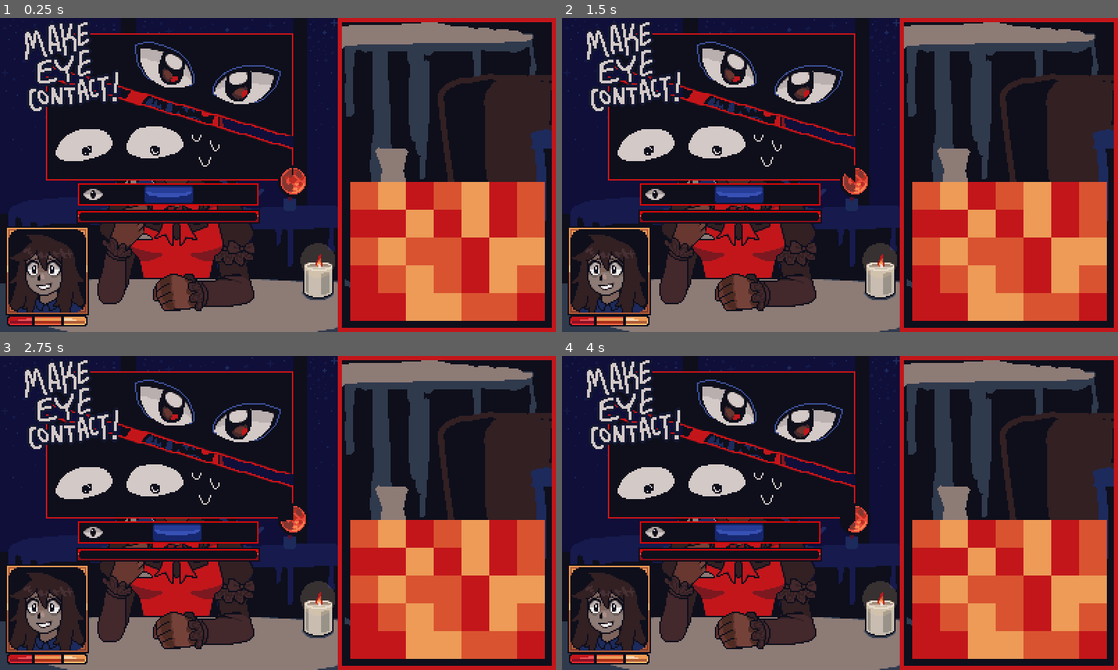
Above: before the commit, frames 1-4 (two rows, left to right).
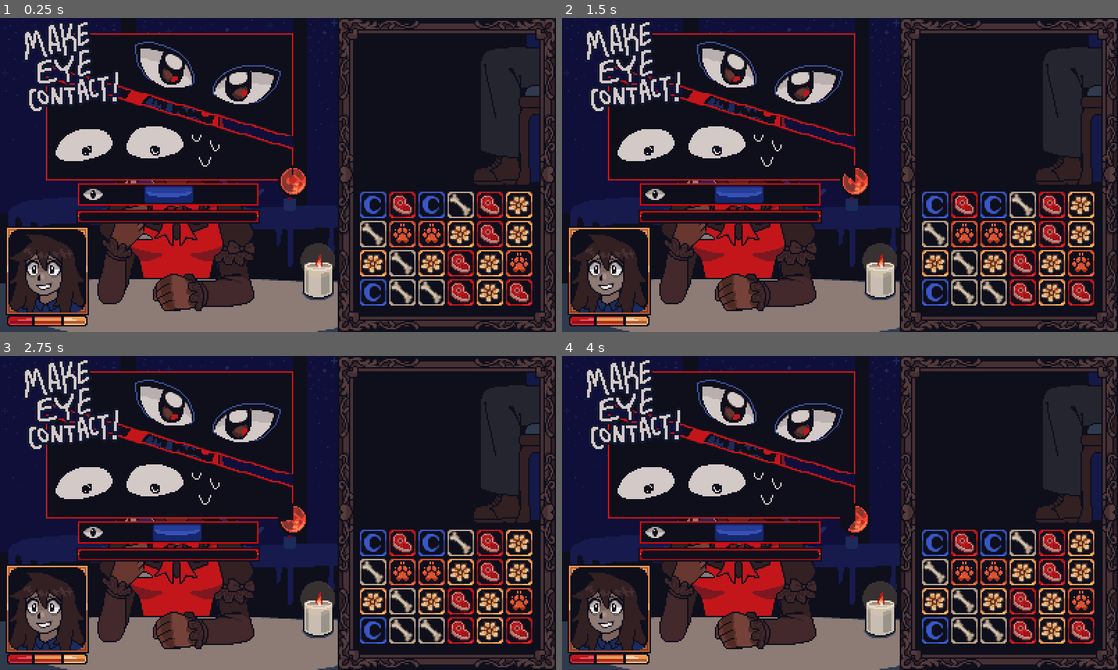
Above: after the commit, the same moments.

Repository: maxfarr/werewolf-game
Game: Godot game, scene res://scenes/main/game_screen.tscn
Same seed, same stepped clock (60 frames per second), same inputs: the game is played once before the commit and once after it.
Inputs (mouse positions are in pixels of both pictures, inside the frame that each line leads up to):
- Up to frame 1 (0.25 s): no input
- Up to frame 2 (1.5 s): tap Space at 0.5, 1.25 s; move the mouse to (962, 159) at 0.52 s; click (962, 159) at 0.67 s; move the mouse to (728, 190) at 1.27 s; click (728, 190) at 1.42 s
- Up to frame 3 (2.75 s): tap Space at 2 s; move the mouse to (333, 443) at 2.02 s; click (333, 443) at 2.17 s
- Up to frame 4 (4 s): tap Space at 2.75, 3.5 s; move the mouse to (812, 575) at 2.77 s; click (812, 575) at 2.92 s; move the mouse to (1006, 560) at 3.52 s; click (1006, 560) at 3.67 s

The runs differ from the first frame. In frame 1, 27% of the frame differs, in the area x 60-100%, y 0-100%; in frame 2, 27%; in frame 3, 27%; in frame 4, 27%.

Commit message:
added new ingredient art and updated grid, changed swap logic to allow for >1 tile swipe input

Diff:
--- a/scenes/main/game_screen.tscn
+++ b/scenes/main/game_screen.tscn
@@ -1,11 +1,10 @@
-[gd_scene load_steps=10 format=3 uid="uid://dd5xaxkseexq6"]
+[gd_scene load_steps=9 format=3 uid="uid://dd5xaxkseexq6"]
 
 [ext_resource type="Script" path="res://scenes/main/game_screen.gd" id="1_5i3jp"]
 [ext_resource type="Texture2D" uid="uid://lwl0515ctifm" path="res://assets/Main Screen/background.png" id="1_tas65"]
 [ext_resource type="Texture2D" uid="uid://v14no3pwy3ni" path="res://assets/Potion Screen/background.png" id="2_vas8p"]
 [ext_resource type="Texture2D" uid="uid://b0xq6j44gensd" path="res://assets/Main Screen/loveinterest-mainsprite.png" id="3_4utwp"]
 [ext_resource type="PackedScene" uid="uid://cikan6wrp4482" path="res://scenes/minigames/eye_contact.tscn" id="3_t0bxb"]
-[ext_resource type="SpriteFrames" uid="uid://dmfct4ltbm0vi" path="res://assets/animations/potion_stages.tres" id="4_1rq4k"]
 [ext_resource type="SpriteFrames" uid="uid://dybs228lbkxxm" path="res://assets/animations/health_frame.tres" id="7_nmean"]
 [ext_resource type="PackedScene" uid="uid://cf6gplqeesi1j" path="res://scenes/main/match_3.tscn" id="8_bpi5a"]
 [ext_resource type="AudioStream" uid="uid://dbj8mxbk3eifx" path="res://resources/match3_tile_sounds.tres" id="9_lqvou"]
@@ -62,12 +61,6 @@
 texture = ExtResource("2_vas8p")
 stretch_mode = 2
 
-[node name="AnimatedSprite2D" type="AnimatedSprite2D" parent="."]
-texture_filter = 1
-texture_repeat = 1
-position = Vector2(286, 150)
-sprite_frames = ExtResource("4_1rq4k")
-
 [node name="CurrentMinigame" type="Node2D" parent="."]
 unique_name_in_owner = true
 position = Vector2(121, 68)
@@ -84,17 +77,18 @@
 
 [node name="Match3" parent="PotionClickArea" instance=ExtResource("8_bpi5a")]
 layout_mode = 1
-offset_left = 8.0
-offset_top = 118.0
-offset_right = 8.0
-offset_bottom = 118.0
-grid_width = 7
-grid_height = 5
-spacing = 20
+offset_left = 14.0
+offset_top = 124.0
+offset_right = 14.0
+offset_bottom = 124.0
+grid_width = 6
+grid_height = 4
+spacing = 21
 
 [node name="Match3SlideSFX" type="AudioStreamPlayer2D" parent="."]
 unique_name_in_owner = true
 stream = ExtResource("9_lqvou")
+volume_db = 10.306
 max_polyphony = 3
 
 [connection signal="gui_input" from="MainClickArea" to="." method="_on_main_click_area_gui_input"]
--- /dev/null
+++ b/scenes/minigames/match_3_bone.tscn
@@ -0,0 +1,13 @@
+[gd_scene load_steps=3 format=3 uid="uid://bk4nthu5irjt1"]
+
+[ext_resource type="Texture2D" uid="uid://1e4cydven82d" path="res://assets/Potion Screen/ingredient5.png" id="1_83uo8"]
+[ext_resource type="Script" path="res://scripts/minigames/match_3_tile.gd" id="2_6yyda"]
+
+[node name="Match3Yellow" type="TextureRect"]
+offset_right = 20.0
+offset_bottom = 20.0
+pivot_offset = Vector2(10, 10)
+texture = ExtResource("1_83uo8")
+stretch_mode = 2
+script = ExtResource("2_6yyda")
+color = "bone"
--- /dev/null
+++ b/scenes/minigames/match_3_flower.tscn
@@ -0,0 +1,15 @@
+[gd_scene load_steps=3 format=3 uid="uid://c1f33qd33rysb"]
+
+[ext_resource type="Texture2D" uid="uid://c683561n168pb" path="res://assets/Potion Screen/ingredient3.png" id="1_s224i"]
+[ext_resource type="Script" path="res://scripts/minigames/match_3_tile.gd" id="2_uxreb"]
+
+[node name="Match3Yellow" type="TextureRect"]
+texture_filter = 1
+texture_repeat = 1
+offset_right = 20.0
+offset_bottom = 20.0
+pivot_offset = Vector2(10, 10)
+texture = ExtResource("1_s224i")
+stretch_mode = 2
+script = ExtResource("2_uxreb")
+color = "flower"
--- /dev/null
+++ b/scenes/minigames/match_3_meat.tscn
@@ -0,0 +1,15 @@
+[gd_scene load_steps=3 format=3 uid="uid://c87jwitfgfk7b"]
+
+[ext_resource type="Texture2D" uid="uid://dxrvffoqswbeu" path="res://assets/Potion Screen/ingredient1.png" id="1_812e3"]
+[ext_resource type="Script" path="res://scripts/minigames/match_3_tile.gd" id="2_iegt5"]
+
+[node name="Match3Orange" type="TextureRect"]
+texture_filter = 1
+texture_repeat = 1
+offset_right = 20.0
+offset_bottom = 20.0
+pivot_offset = Vector2(10, 10)
+texture = ExtResource("1_812e3")
+stretch_mode = 2
+script = ExtResource("2_iegt5")
+color = "meat"
--- /dev/null
+++ b/scenes/minigames/match_3_moon.tscn
@@ -0,0 +1,15 @@
+[gd_scene load_steps=3 format=3 uid="uid://dfphck130ho7f"]
+
+[ext_resource type="Texture2D" uid="uid://62dmaaby38sf" path="res://assets/Potion Screen/ingredient4.png" id="1_kh4ql"]
+[ext_resource type="Script" path="res://scripts/minigames/match_3_tile.gd" id="2_3lffg"]
+
+[node name="Match3Yellow" type="TextureRect"]
+texture_filter = 1
+texture_repeat = 1
+offset_right = 20.0
+offset_bottom = 20.0
+pivot_offset = Vector2(10, 10)
+texture = ExtResource("1_kh4ql")
+stretch_mode = 2
+script = ExtResource("2_3lffg")
+color = "moon"
--- a/scenes/minigames/match_3_orange.tscn
+++ /dev/null
@@ -1,13 +0,0 @@
-[gd_scene load_steps=3 format=3 uid="uid://c87jwitfgfk7b"]
-
-[ext_resource type="Texture2D" uid="uid://dotd4iti8tm0b" path="res://assets/Potion Screen/ingredient2.png" id="1_fxnta"]
-[ext_resource type="Script" path="res://scripts/minigames/match_3_tile.gd" id="2_5xf20"]
-
-[node name="Match3Orange" type="TextureRect"]
-offset_right = 20.0
-offset_bottom = 20.0
-pivot_offset = Vector2(10, 10)
-texture = ExtResource("1_fxnta")
-stretch_mode = 2
-script = ExtResource("2_5xf20")
-color = "orange"
--- /dev/null
+++ b/scenes/minigames/match_3_paw.tscn
@@ -0,0 +1,15 @@
+[gd_scene load_steps=3 format=3 uid="uid://cq36pjjox7tb8"]
+
+[ext_resource type="Texture2D" uid="uid://dotd4iti8tm0b" path="res://assets/Potion Screen/ingredient2.png" id="1_ufdt7"]
+[ext_resource type="Script" path="res://scripts/minigames/match_3_tile.gd" id="2_rye20"]
+
+[node name="Match3Red" type="TextureRect"]
+texture_filter = 1
+texture_repeat = 1
+offset_right = 20.0
+offset_bottom = 20.0
+pivot_offset = Vector2(10.5, 10.5)
+texture = ExtResource("1_ufdt7")
+stretch_mode = 2
+script = ExtResource("2_rye20")
+color = "paw"
--- a/scenes/minigames/match_3_red.tscn
+++ /dev/null
@@ -1,13 +0,0 @@
-[gd_scene load_steps=3 format=3 uid="uid://cq36pjjox7tb8"]
-
-[ext_resource type="Texture2D" uid="uid://c683561n168pb" path="res://assets/Potion Screen/ingredient3.png" id="1_ujblf"]
-[ext_resource type="Script" path="res://scripts/minigames/match_3_tile.gd" id="2_k0ax2"]
-
-[node name="Match3Red" type="TextureRect"]
-offset_right = 20.0
-offset_bottom = 20.0
-pivot_offset = Vector2(10, 10)
-texture = ExtResource("1_ujblf")
-stretch_mode = 2
-script = ExtResource("2_k0ax2")
-color = "red"
--- a/scenes/minigames/match_3_yellow.tscn
+++ /dev/null
@@ -1,13 +0,0 @@
-[gd_scene load_steps=3 format=3 uid="uid://c1f33qd33rysb"]
-
-[ext_resource type="Texture2D" uid="uid://dxrvffoqswbeu" path="res://assets/Potion Screen/ingredient1.png" id="1_u6krs"]
-[ext_resource type="Script" path="res://scripts/minigames/match_3_tile.gd" id="2_jqvib"]
-
-[node name="Match3Yellow" type="TextureRect"]
-offset_right = 20.0
-offset_bottom = 20.0
-pivot_offset = Vector2(10, 10)
-texture = ExtResource("1_u6krs")
-stretch_mode = 2
-script = ExtResource("2_jqvib")
-color = "yellow"
--- a/scripts/minigames/match_3.gd
+++ b/scripts/minigames/match_3.gd
@@ -5,17 +5,17 @@
 @export var spacing: int
 
 const tiles = {
-	"yellow": preload("res://scenes/minigames/match_3_yellow.tscn"),
-	"orange": preload("res://scenes/minigames/match_3_orange.tscn"),
-	"red": preload("res://scenes/minigames/match_3_red.tscn")
+	"bone": preload("res://scenes/minigames/match_3_bone.tscn"),
+	"flower": preload("res://scenes/minigames/match_3_flower.tscn"),
+	"meat": preload("res://scenes/minigames/match_3_meat.tscn"),
+	"moon": preload("res://scenes/minigames/match_3_moon.tscn"),
+	"paw": preload("res://scenes/minigames/match_3_paw.tscn")
 }
 
-const colors = [
-	"yellow", "orange", "red"
-]
-
-var swipe_start: Vector2i
-var swipe_end: Vector2i
+const colors = ["bone", "flower", "meat", "moon", "paw"]
+
+var swipe_start
+var swipe_end
 
 var tiles_in_play: Array
 
@@ -83,9 +83,9 @@
 
 	for i in range(grid_height):
 		for j in range(grid_width):
-			var tile = tiles[colors[randi_range(0, 2)]].instantiate()
+			var tile = tiles[colors[randi_range(0, colors.size()-1)]].instantiate()
 			while _find_matches_at_tile(Vector2i(j, i), tile.color) != null:
-				tile = tiles[colors[randi_range(0, 2)]].instantiate()
+				tile = tiles[colors[randi_range(0, colors.size()-1)]].instantiate()
 			tile.position = _grid_to_pixel(i, j)
 			tiles_in_play[i][j][0] = tile
 			add_child(tile)
@@ -98,7 +98,7 @@
 func _pixel_to_grid(pos):
 	var j = int(pos.x)/spacing
 	var i = int(pos.y)/spacing
-	if i >= grid_height or j >= grid_width:
+	if i >= grid_height or j >= grid_width or i < 0 or j < 0:
 		return null
 	return Vector2i(j, i)
 
@@ -176,9 +176,9 @@
 				coords_to_replace.append(Vector2i(j, i))
 
 	for coord in coords_to_replace:
-		var tile = tiles[colors[randi_range(0, 2)]].instantiate()
+		var tile = tiles[colors[randi_range(0, colors.size()-1)]].instantiate()
 		while _find_matches_at_tile(Vector2i(coord.x, coord.y), tile.color) != null:
-			tile = tiles[colors[randi_range(0, 2)]].instantiate()
+			tile = tiles[colors[randi_range(0, colors.size()-1)]].instantiate()
 		tile.position = _grid_to_pixel(coord.y, coord.x)
 		tiles_in_play[coord.y][coord.x][0] = tile
 		tile.scale = Vector2(0, 0)
@@ -240,19 +240,43 @@
 func _process(delta):
 	pass
 
-func _is_valid_swap(first: Vector2i, second: Vector2i):
-	if first.x == second.x and abs(first.y - second.y) == 1:
-		return true
-	elif first.y == second.y and abs(first.x - second.x) == 1:
-		return true
-
-	return false
+enum SwipeDirection {
+	UP, DOWN, LEFT, RIGHT
+}
+
+func _find_swap_direction(first: Vector2i, second: Vector2i):
+	if first.x == second.x and first.y == second.y:
+		return null
+
+	if first.x == second.x:
+		if first.y < second.y:
+			return SwipeDirection.DOWN
+		else:
+			return SwipeDirection.UP
+	elif first.y == second.y:
+		if first.x < second.x:
+			return SwipeDirection.RIGHT
+		else:
+			return SwipeDirection.LEFT
 
 func _on_gui_input(event):
 	if event is InputEventMouseButton:
+		print(event)
 		if event.pressed:
 			swipe_start = _pixel_to_grid(event.position)
 		else:
 			swipe_end = _pixel_to_grid(event.position)
-			if swipe_start != null and _is_valid_swap(swipe_start, swipe_end):
-				_swap_tiles(swipe_start, swipe_end)
+			if swipe_end == null:
+				swipe_start = null
+			elif swipe_start != null:
+				var direction = _find_swap_direction(swipe_start, swipe_end)
+				if direction != null:
+					match direction:
+						SwipeDirection.DOWN:
+							_swap_tiles(swipe_start, Vector2i(swipe_start.x, swipe_start.y+1))
+						SwipeDirection.UP:
+							_swap_tiles(swipe_start, Vector2i(swipe_start.x, swipe_start.y-1))
+						SwipeDirection.RIGHT:
+							_swap_tiles(swipe_start, Vector2i(swipe_start.x+1, swipe_start.y))
+						SwipeDirection.LEFT:
+							_swap_tiles(swipe_start, Vector2i(swipe_start.x-1, swipe_start.y))
Binary file changed: assets/In-between screen/burp.png
Binary file changed: assets/In-between screen/donedrinking.png
Binary file changed: assets/In-between screen/drinkpotion.png
Binary file changed: assets/In-between screen/openpotion.png
Binary file changed: assets/Potion Screen/background.png
Binary file added: assets/Potion Screen/fire-stage1.png
Not shown, added: assets/Potion Screen/fire-stage1.png.import
Binary file added: assets/Potion Screen/fire-stage2.png
Not shown, added: assets/Potion Screen/fire-stage2.png.import
Binary file added: assets/Potion Screen/fire-stage3.png
Not shown, added: assets/Potion Screen/fire-stage3.png.import
Binary file added: assets/Potion Screen/heat-bg.png
(and 18 more such lines)
